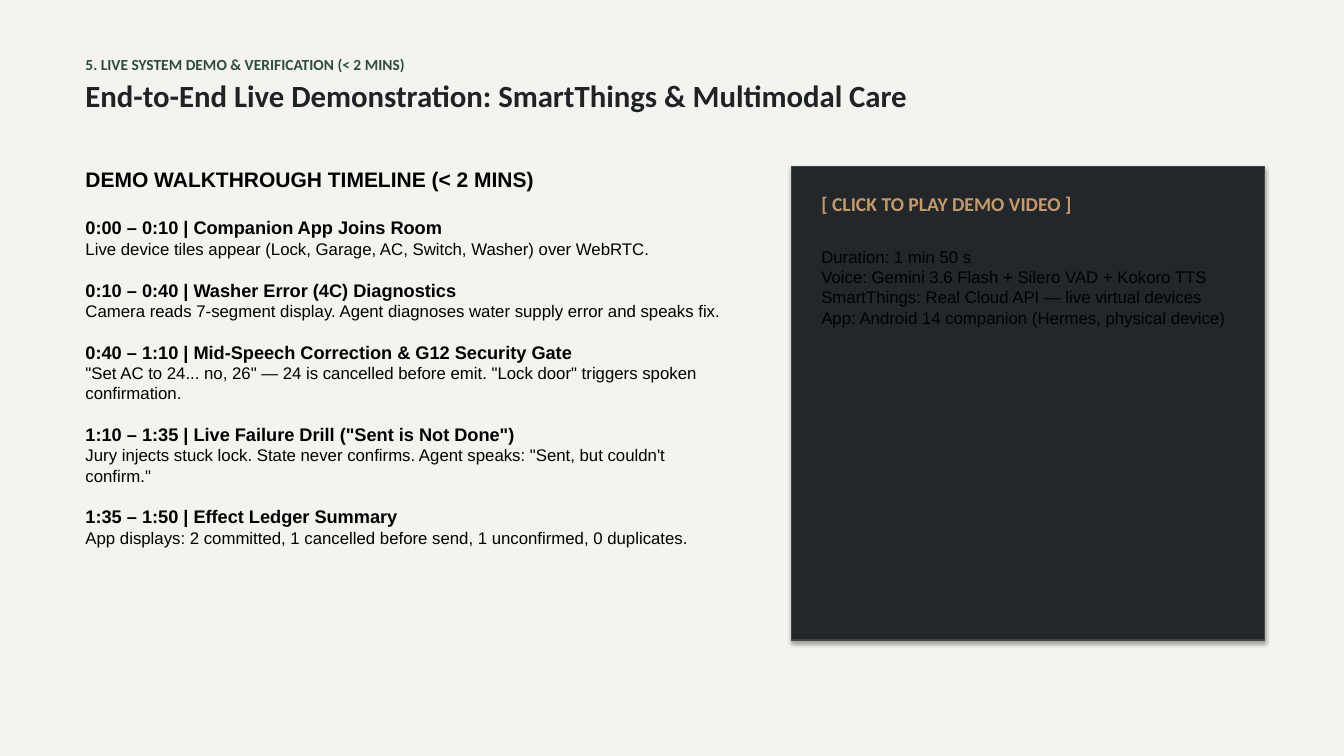
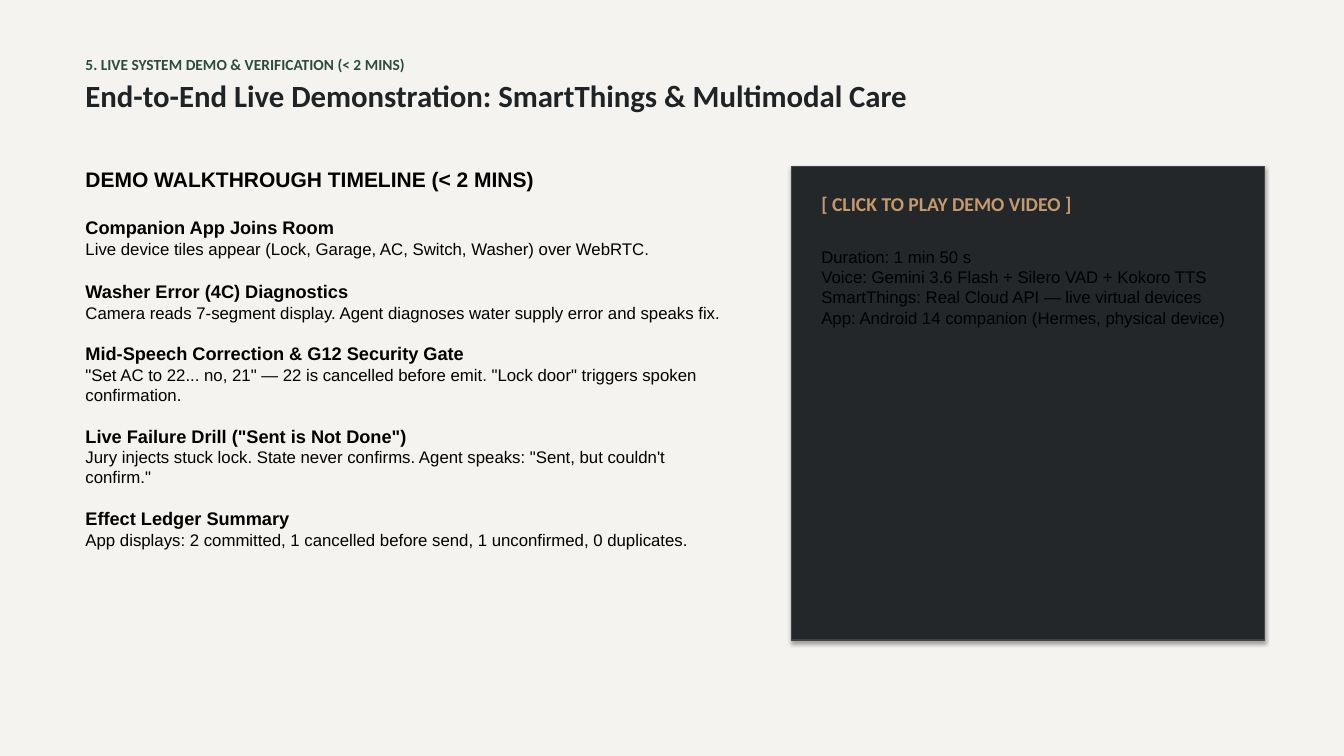
Before and after one commit to AdithyaSanthosh-P/Janus, a slide deck: slide 13 of VITVellore_AICA.pptx. Drawn at 1344x756 pixels with LibreOffice and Linux fonts; fonts in the diff are those of the drawing. Boxes give left, top, right and bottom in pixels: in the first picture for what was removed or moved away, otherwise in the second. Text is boxed around its words. In the diff, an @@ line names an element or a change of style, - is before the commit and + after.

```diff
--- a/VITVellore_AICA.pptx
+++ b/VITVellore_AICA.pptx
@@ text at [85,220,333,238]: text changed @@
-0:00 – 0:10 | Companion App Joins Room
+Companion App Joins Room
@@ text at [85,284,348,302]: text changed @@
-0:10 – 0:40 | Washer Error (4C) Diagnostics
+Washer Error (4C) Diagnostics
@@ text at [85,346,696,447]: text changed; size 13 to 12 pt; bold off @@
-0:40 – 1:10 | Mid-Speech Correction & G12 Security Gate
-"Set AC to 24... no, 26" — 24 is cancelled before emit. "Lock door" triggers spoken confirmation.
-1:10 – 1:35 | Live Failure Drill ("Sent is Not Done")
+Mid-Speech Correction & G12 Security Gate
+"Set AC to 22... no, 21" — 22 is cancelled before emit. "Lock door" triggers spoken confirmation.
+Live Failure Drill ("Sent is Not Done")
@@ text at [85,511,290,529]: text changed @@
-1:35 – 1:50 | Effect Ledger Summary
+Effect Ledger Summary
```
Also in this commit, not shown: 7 other slides changed.
